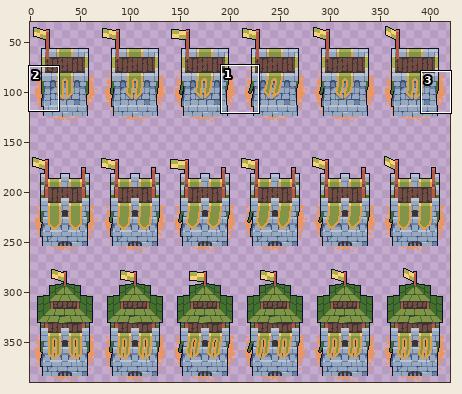
Two versions of one sprite sheet, images/towers/archer_tower.png. The picture above shows the old version from afar; the outline marks the close-up.
Close-up. Before the edit:
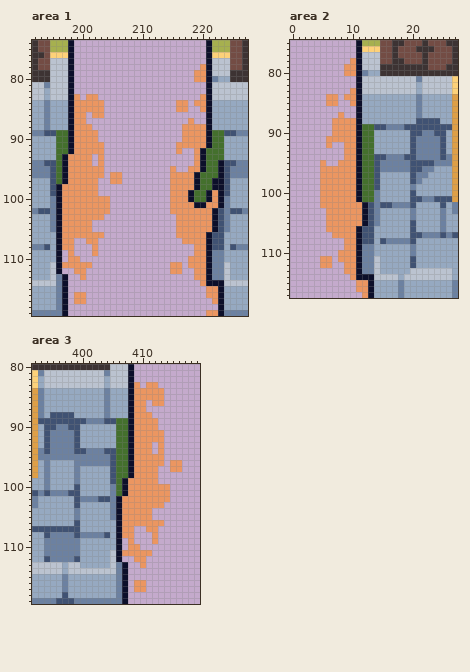
The file is 420x390 pixels. Shown: area 1: x 192..227, y 74..119; area 2: x 0..27, y 75..117; area 3: x 392..419, y 80..119. The wide view leaves out empty margins. The commit also changed other parts of the picture, which this record leaves out.
And afterwards:
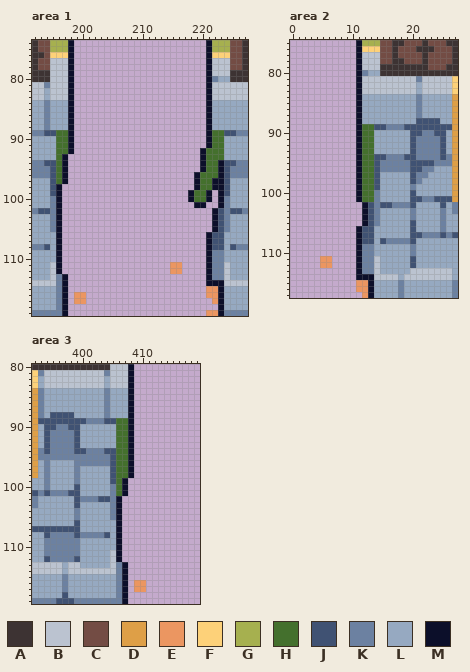
Palette (. is transparent): A #3d3333  B #bbc3d0  C #734c44  D #de9f47  E #eb9661  F #fdd179  G #a6b04f  H #44702d  J #405273  K #6c81a1  L #96a9c1  M #0c0f2a
Difference:
Area 1:
The edit erases colour E in row 78 at x 220; in rows 79 to 80 at x 219 to 220; in row 83 at x 199, 201 to 202 and 220; in row 84 at x 199 to 203, 216 to 217 and 219 to 220; in row 85 at x 199 to 203, 216 to 217 and 220; in row 86 at x 199 to 200 and 202 to 203.
The edit erases colour E in row 87 at x 199 to 200 and 218; in row 88 at x 199 to 201 and 217 to 220; in rows 89 to 90 at x 199 to 202 and 217 to 220; in row 91 at x 199 to 203 and 216 to 220; in row 92 at x 199 to 203, 216 and 219; in rows 93 to 94 at x 198 to 201, 203 and 219.
The edit erases colour E in row 95 at x 198 to 203, 215 and 218 to 219; in row 96 at x 198 to 203, 205 to 206 and 215 to 218; in row 97 at x 198 to 202, 205 to 206 and 215 to 218; in row 98 at x 197 to 202 and 215 to 218; in row 99 at x 197 to 202, 215 to 217 and 222; in row 100 at x 197 to 204, 215 to 217 and 222.
The edit erases colour E in row 101 at x 197 to 204, 215 to 218 and 221 to 222; in row 102 at x 197 to 204 and 215 to 221; in row 103 at x 197 to 203 and 216 to 221; in rows 104 to 105 at x 197 to 201 and 216 to 221; in row 106 at x 197 to 203 and 216 to 220; in row 107 at x 197 to 198, 201 to 202 and 217 to 220.
The edit erases colour E in row 108 at x 197 to 198, 202 and 219 to 220; in row 109 at x 198, 202 and 219 to 220; in row 110 at x 198 to 199 and 218 to 220; in row 111 at x 197 to 201 and 218 to 220; in row 112 at x 199 to 200 and 219 to 220; in row 113 at x 200 and 219 to 220.
The edit erases colour E in row 114 at x 220.
Area 2:
The edit erases colour E in row 78 at x 10; in rows 79 to 80 at x 9 to 10; in row 83 at x 10; in row 84 at x 6 to 7 and 9 to 10; in row 85 at x 6 to 7 and 10; in row 87 at x 8.
The edit erases colour E in rows 88 to 90 at x 7 to 10; in row 91 at x 6 to 10; in row 92 at x 6 and 9 to 10; in rows 93 to 94 at x 9 to 10; in row 95 at x 5 and 8 to 10; in rows 96 to 101 at x 5 to 10.
The edit erases colour E in row 102 at x 5 to 11; in rows 103 to 105 at x 6 to 11; in row 106 at x 6 to 10; in row 107 at x 7 to 10; in rows 108 to 109 at x 9 to 10; in rows 110 to 111 at x 8 to 10.
The edit erases colour E in rows 112 to 113 at x 9 to 10; in row 114 at x 10.
Area 3:
The edit erases colour E in row 83 at x 409 and 411 to 412; in rows 84 to 85 at x 409 to 413; in row 86 at x 409 to 410 and 412 to 413; in row 87 at x 409 to 410; in row 88 at x 409 to 411; in rows 89 to 90 at x 409 to 412.
The edit erases colour E in rows 91 to 92 at x 409 to 413; in rows 93 to 94 at x 409 to 411 and 413; in row 95 at x 409 to 413; in row 96 at x 409 to 413 and 415 to 416; in row 97 at x 409 to 412 and 415 to 416; in row 98 at x 409 to 412.
The edit erases colour E in row 99 at x 408 to 412; in rows 100 to 101 at x 408 to 414; in row 102 at x 407 to 414; in row 103 at x 407 to 413; in rows 104 to 105 at x 407 to 411; in row 106 at x 407 to 413.
The edit erases colour E in row 107 at x 407 to 408 and 411 to 412; in row 108 at x 407 to 408 and 412; in row 109 at x 408 and 412; in row 110 at x 408 to 409; in row 111 at x 407 to 411; in row 112 at x 409 to 410.
The edit erases colour E in row 113 at x 410.
